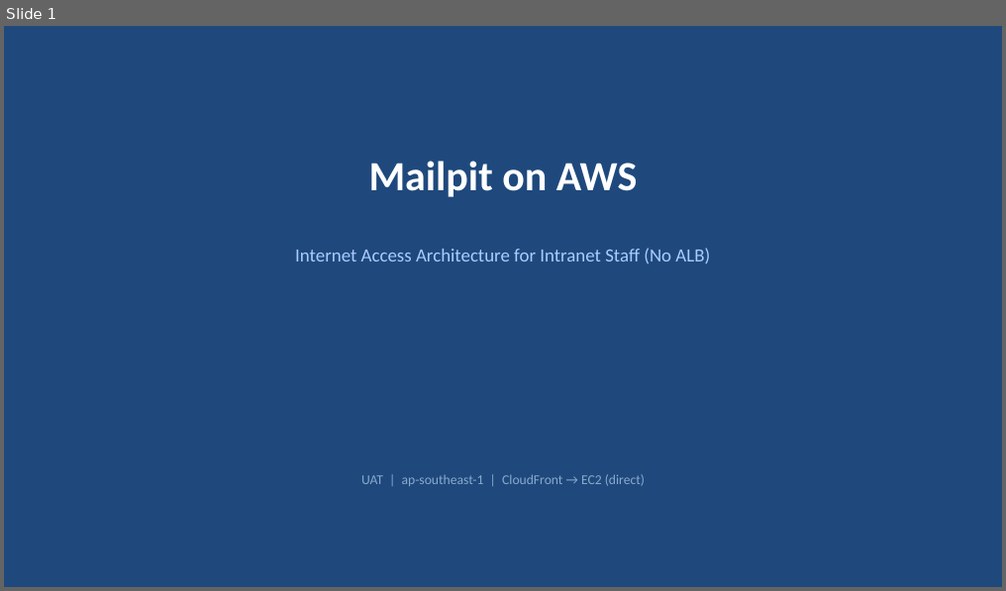
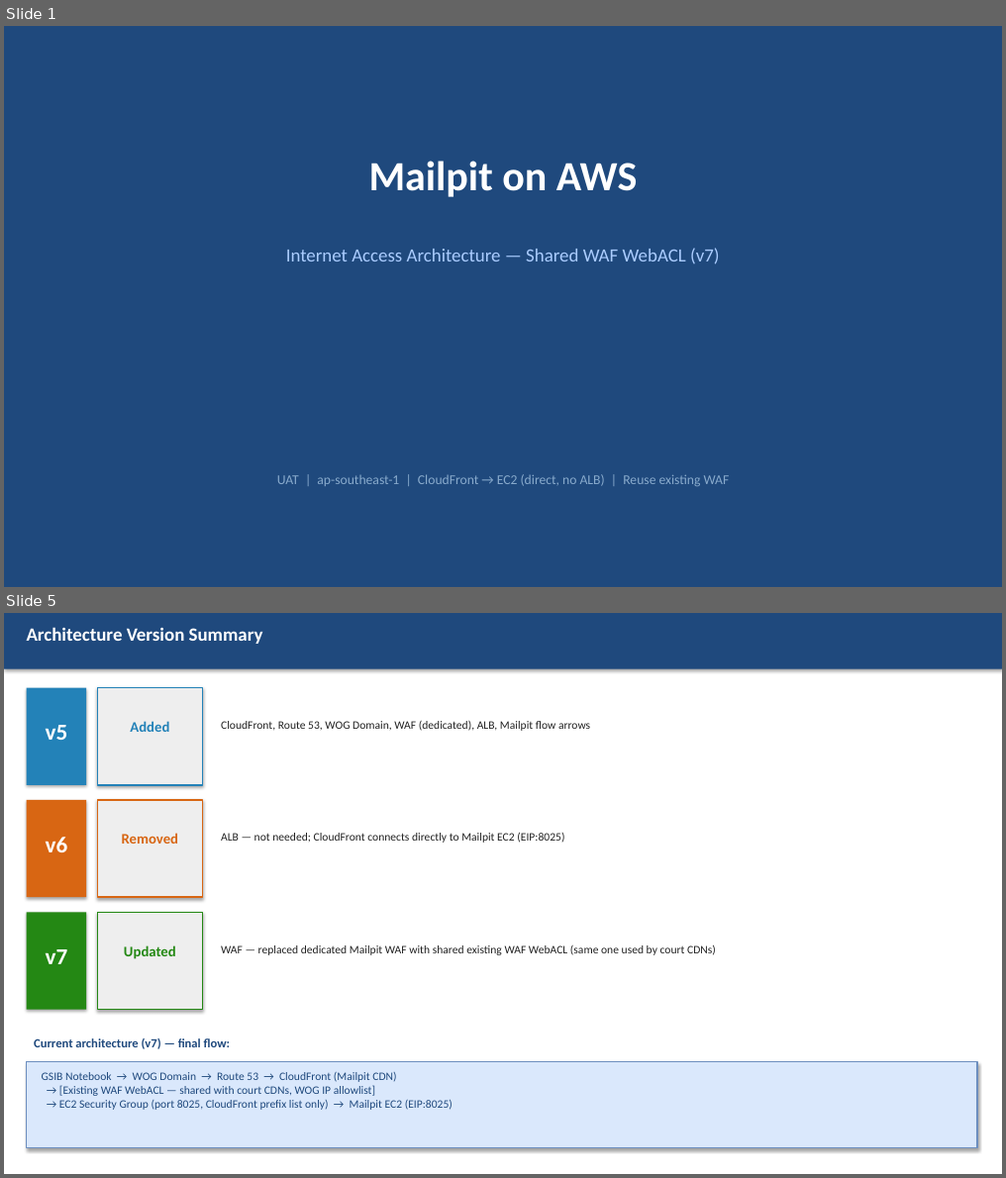
Before and after one commit to kktanws1-cpu/Cloudwatchdashboard, a slide deck: infrastructure/mailpit/Mailpit_Architecture_Update.pptx. Shown one above the other, each under a label of ours: slide 1 before the commit, slides 1 and 5 after it; the slides between them are not shown. The pictures are 1006x591 and 1006x1178 pixels, drawn with LibreOffice and Linux fonts; fonts in the diff are those of the drawing. Boxes give left, top, right and bottom in pixels: in the first picture for what was removed or moved away, otherwise in the second. Text is boxed around its words. In the diff, an @@ line names an element or a change of style, - is before the commit and + after.

```diff
--- a/infrastructure/mailpit/Mailpit_Architecture_Update.pptx
+++ b/infrastructure/mailpit/Mailpit_Architecture_Update.pptx
@@ slide 5 added at (4, 613, 1002, 1174), background #FFFFFF @@
@@ rectangle added at (4, 613, 1002, 669), fill #1F497D @@
@@ text added at (27, 627, 263, 644), 18 pt, text #FFFFFF, bold @@
+Architecture Version Summary
@@ rectangle added at (27, 688, 86, 785), fill #2382B8 @@
@@ rectangle added at (98, 688, 202, 785), fill #EEEEEE, outline #2382B8 1.5 pt @@
@@ text added at (46, 725, 68, 740), 22 pt, text #FFFFFF, bold @@
+v5
@@ text added at (130, 721, 169, 732), 14 pt, text #2382B8, bold @@
+Added
@@ text added at (221, 720, 590, 731), 11 pt, text #222222 @@
+CloudFront, Route 53, WOG Domain, WAF (dedicated), ALB, Mailpit flow arrows
@@ rectangle added at (27, 800, 86, 897), fill #D86613 @@
@@ rectangle added at (98, 800, 202, 897), fill #EEEEEE, outline #D86613 1.5 pt @@
@@ text added at (46, 837, 68, 853), 22 pt, text #FFFFFF, bold @@
+v6
@@ text added at (122, 833, 178, 844), 14 pt, text #D86613, bold @@
+Removed
@@ text added at (221, 833, 564, 843), 11 pt, text #222222 @@
+ALB — not needed; CloudFront connects directly to Mailpit EC2 (EIP:8025)
@@ rectangle added at (27, 912, 86, 1010), fill #248814 @@
@@ rectangle added at (98, 912, 202, 1010), fill #EEEEEE, outline #248814 1.5 pt @@
@@ text added at (46, 950, 68, 964), 22 pt, text #FFFFFF, bold @@
+v7
@@ text added at (124, 946, 176, 959), 14 pt, text #248814, bold @@
+Updated
@@ text added at (221, 945, 716, 956), 11 pt, text #222222 @@
+WAF — replaced dedicated Mailpit WAF with shared existing WAF WebACL (same one used by court CDNs)
@@ text added at (34, 1039, 231, 1050), 12 pt, text #1F497D, bold @@
+Current architecture (v7) — final flow:
@@ rectangle added at (27, 1062, 977, 1149), fill #DAE8FC, outline #6C8EBF 1.5 pt @@
@@ text added at (42, 1072, 452, 1110), 11 pt, text #1F497D @@
+GSIB Notebook → WOG Domain → Route 53 → CloudFront (Mailpit CDN)
+→ [Existing WAF WebACL — shared with court CDNs, WOG IP allowlist]
+→ EC2 Security Group (port 8025, CloudFront prefix list only) → Mailpit EC2 (EIP:8025)
@@ slide 1 changed as well @@
@@ text at (286, 248, 720, 265): text changed @@
-Internet Access Architecture for Intranet Staff (No ALB)
+Internet Access Architecture — Shared WAF WebACL (v7)
@@ text at (277, 474, 730, 486): text changed @@
-UAT | ap-southeast-1 | CloudFront → EC2 (direct)
+UAT | ap-southeast-1 | CloudFront → EC2 (direct, no ALB) | Reuse existing WAF
```
Also in this commit, not shown: 2 other slides changed, 1 other slide added, 2 slides removed, 1 other file.
